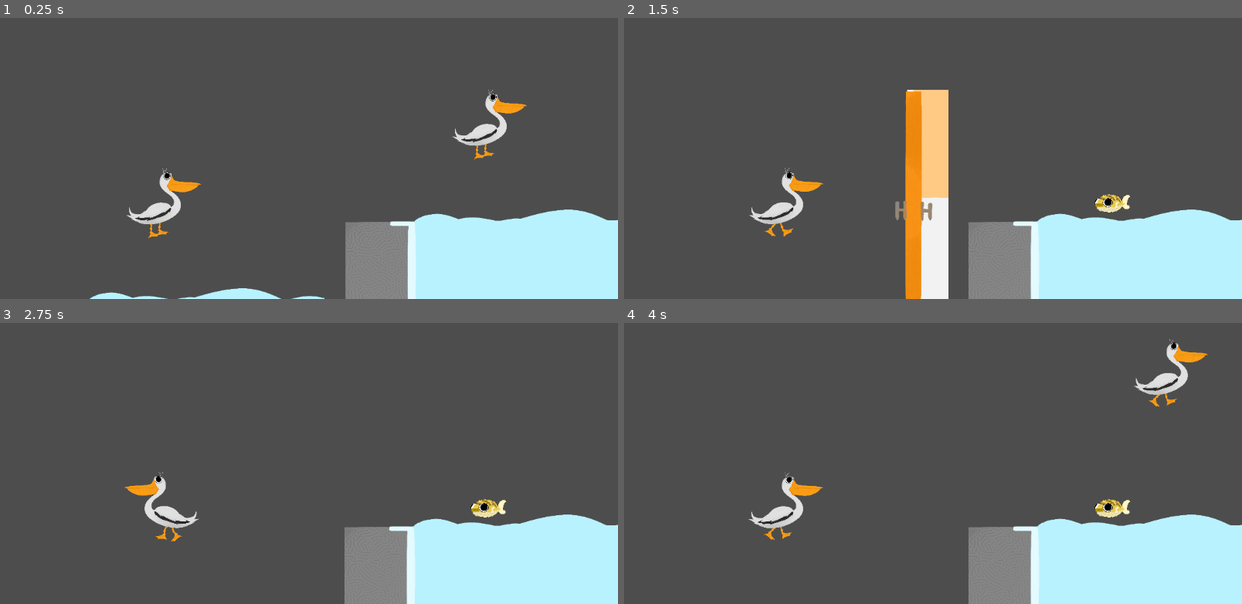
Above: before the commit, frames 1-4 (two rows, left to right).
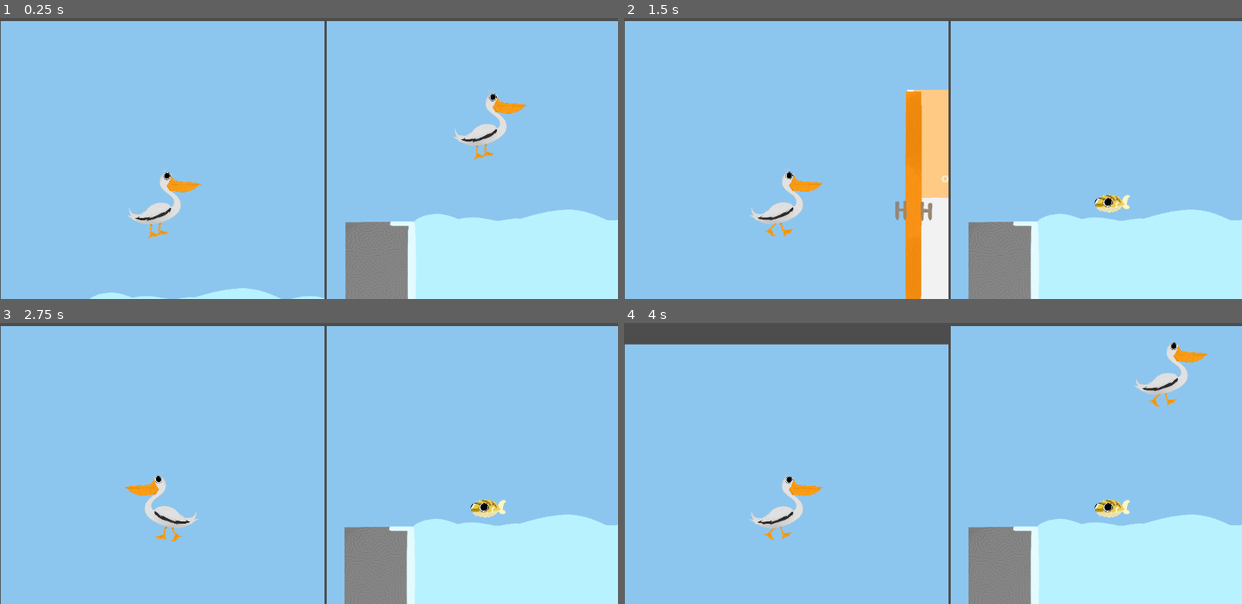
Above: after the commit, the same moments.

Repository: CISC204-S25/final-project-team-6
Game: Godot game, scene res://bathroom/bathroom.tscn
Same seed, same stepped clock (60 frames per second), same inputs: the game is played once before the commit and once after it.
Inputs:
- Up to frame 1 (0.25 s): no input
- Up to frame 2 (1.5 s): tap Enter at 0.5 s; hold D (BirdRight) from 0.53 s (still down); tap E (BirdPickup) at 0.6 s; tap W (BirdUp) at 0.77 s; tap Shift (Puffing) at 1.35 s
- Up to frame 3 (2.75 s): tap W (BirdUp) at 1.52 s; release D (BirdRight) at 2.03 s; hold A (BirdLeft) from 2.03 s (still down); tap Space (Space) at 2.1 s
- Up to frame 4 (4 s): release A (BirdLeft) at 2.78 s; hold D (BirdRight) from 2.78 s (still down); tap E (BirdPickup) at 2.85 s; tap W (BirdUp) at 3.02, 3.77 s; tap Shift (Puffing) at 3.6 s

The runs differ from the first frame. In frame 1, 84% of the frame differs, in the area x 0-100%, y 1-100%; in frame 2, 79%; in frame 3, 85%; in frame 4, 81%.

Commit message:
added instructions

Diff:
--- a/final-project/bathroom/bathroom.tscn
+++ b/final-project/bathroom/bathroom.tscn
@@ -73,7 +73,7 @@
 size = Vector2(49, 244.5)
 
 [sub_resource type="RectangleShape2D" id="RectangleShape2D_h3n4j"]
-size = Vector2(399.5, 53)
+size = Vector2(405.5, 54)
 
 [sub_resource type="RectangleShape2D" id="RectangleShape2D_hnloi"]
 size = Vector2(49, 237)
@@ -133,6 +133,13 @@
 [node name="Level" type="Node2D" parent="HBoxContainer/SubViewportContainer/SubViewport1"]
 z_index = -10
 
+[node name="ColorRect" type="ColorRect" parent="HBoxContainer/SubViewportContainer/SubViewport1/Level"]
+offset_left = -277.0
+offset_top = -156.0
+offset_right = 1816.0
+offset_bottom = 957.0
+color = Color(0.54902, 0.776471, 0.937255, 1)
+
 [node name="pool_bathroom" type="Sprite2D" parent="HBoxContainer/SubViewportContainer/SubViewport1/Level"]
 position = Vector2(775, 478.375)
 scale = Vector2(0.639669, 0.57509)
@@ -229,7 +236,7 @@
 shape = SubResource("RectangleShape2D_t46x2")
 
 [node name="CollisionShape2D5" type="CollisionShape2D" parent="HBoxContainer/SubViewportContainer/SubViewport1/Level/pool_pipes"]
-position = Vector2(422.25, 866.5)
+position = Vector2(425.25, 862)
 shape = SubResource("RectangleShape2D_h3n4j")
 
 [node name="CollisionShape2D6" type="CollisionShape2D" parent="HBoxContainer/SubViewportContainer/SubViewport1/Level/pool_pipes"]
@@ -285,8 +292,30 @@
 position = Vector2(1045.75, 332.75)
 shape = SubResource("RectangleShape2D_qx2by")
 
+[node name="Label3" type="Label" parent="HBoxContainer/SubViewportContainer/SubViewport1/Level"]
+offset_left = 1414.0
+offset_top = 59.0
+offset_right = 1469.0
+offset_bottom = 117.0
+theme_override_font_sizes/font_size = 30
+text = "->"
+
 [node name="chips" parent="HBoxContainer/SubViewportContainer/SubViewport1/Level" instance=ExtResource("4_3q0g8")]
-position = Vector2(1436, 80)
+position = Vector2(1432, 82)
+
+[node name="Label" type="Label" parent="HBoxContainer/SubViewportContainer/SubViewport1/Level"]
+offset_left = 1383.0
+offset_top = 7.0
+offset_right = 1487.0
+offset_bottom = 30.0
+text = "Collect Chips!"
+
+[node name="Label2" type="Label" parent="HBoxContainer/SubViewportContainer/SubViewport1/Level"]
+offset_left = 977.0
+offset_top = 145.0
+offset_right = 1090.0
+offset_bottom = 168.0
+text = "Open the door"
 
 [node name="SubViewportContainer2" type="SubViewportContainer" parent="HBoxContainer"]
 layout_mode = 2
--- a/final-project/level.tscn
+++ b/final-project/level.tscn
@@ -255,6 +255,30 @@
 scale = Vector2(0.275282, 0.415205)
 shape = SubResource("RectangleShape2D_c15ur")
 
+[node name="Label2" type="Label" parent="."]
+offset_left = 536.0
+offset_top = 380.0
+offset_right = 672.0
+offset_bottom = 415.0
+theme_override_font_sizes/font_size = 25
+text = "Arrow Keys"
+
+[node name="Label" type="Label" parent="."]
+offset_left = 304.0
+offset_top = 166.0
+offset_right = 421.0
+offset_bottom = 216.0
+theme_override_font_sizes/font_size = 25
+text = "W, A, S, D"
+
+[node name="Label3" type="Label" parent="."]
+offset_left = 100.0
+offset_top = 311.0
+offset_right = 419.0
+offset_bottom = 346.0
+theme_override_font_sizes/font_size = 25
+text = "Use 'E' to pick up and drop"
+
 [connection signal="body_entered" from="Ocean/swimming" to="." method="_on_swimming_body_entered"]
 [connection signal="body_exited" from="Ocean/swimming" to="." method="_on_swimming_body_exited"]
 [connection signal="body_entered" from="boat/Sprite2D/boatArea" to="." method="_on_boat_area_body_entered"]
